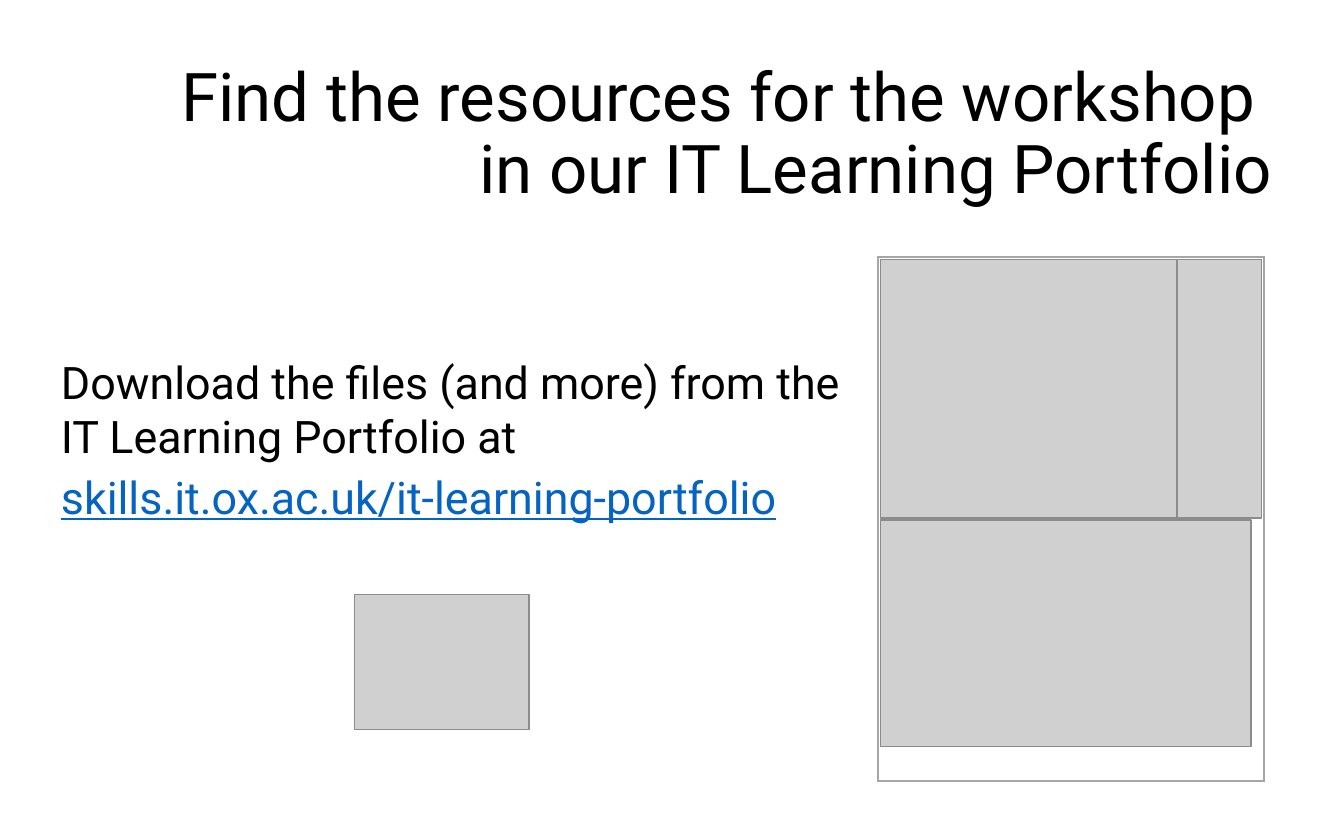
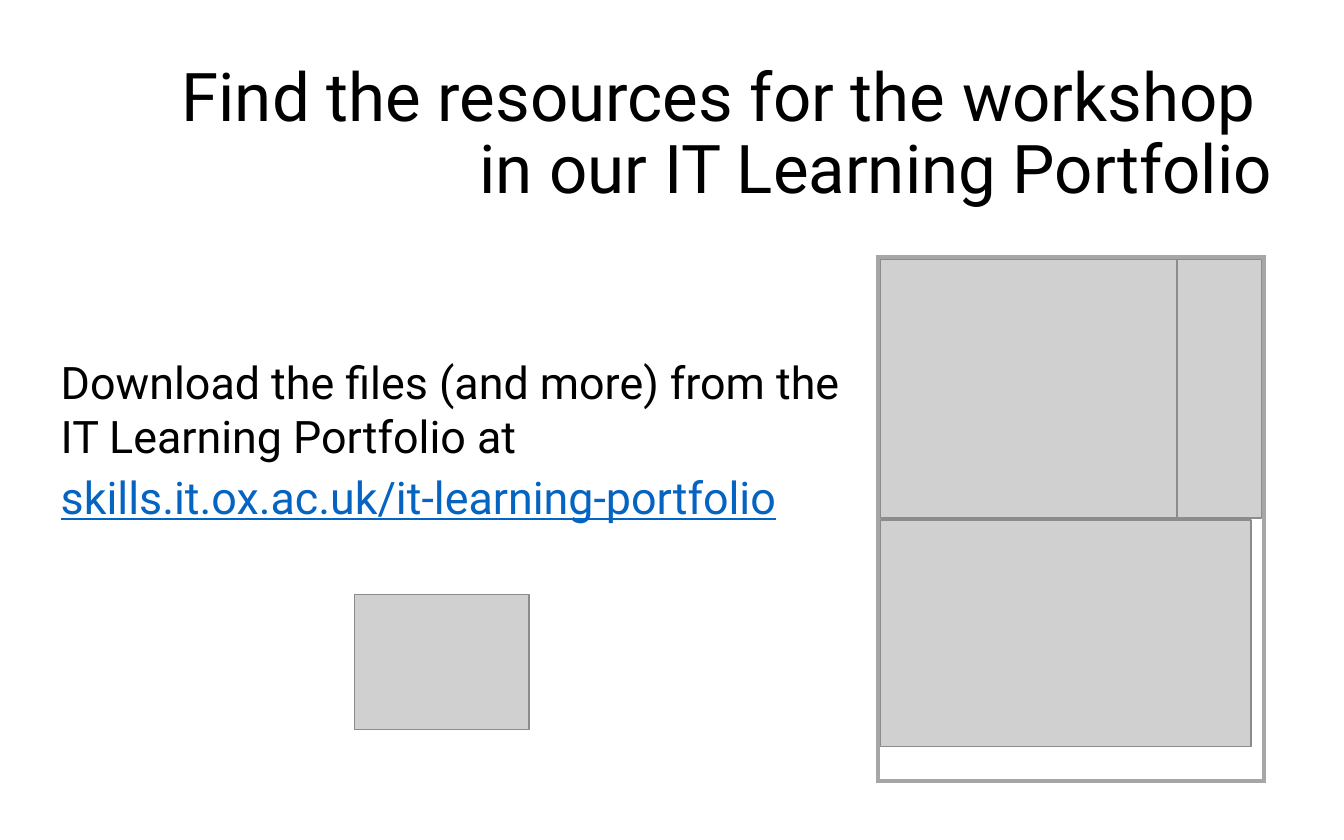
Before and after one commit to sraorao/R-A-First-Look, a slide deck: slide 13 of DA024W - R_A_First_Look.pptx. Drawn at 1344x840 pixels with LibreOffice and Linux fonts; fonts in the diff are those of the drawing; grey boxes stand for pictures; background and template pictures are left out. Boxes give left, top, right and bottom in pixels: in the first picture for what was removed or moved away, otherwise in the second. Text is boxed around its words. In the diff, an @@ line names an element or a change of style, - is before the commit and + after.

```diff
--- a/DA024W - R_A_First_Look.pptx
+++ b/DA024W - R_A_First_Look.pptx
@@ rectangle at (x1=879, y1=257, x2=1265, y2=781): outline #A6A6A6 1 pt to #A6A6A6 2 pt @@
```
Also in this commit, not shown: 7 other slides changed.
